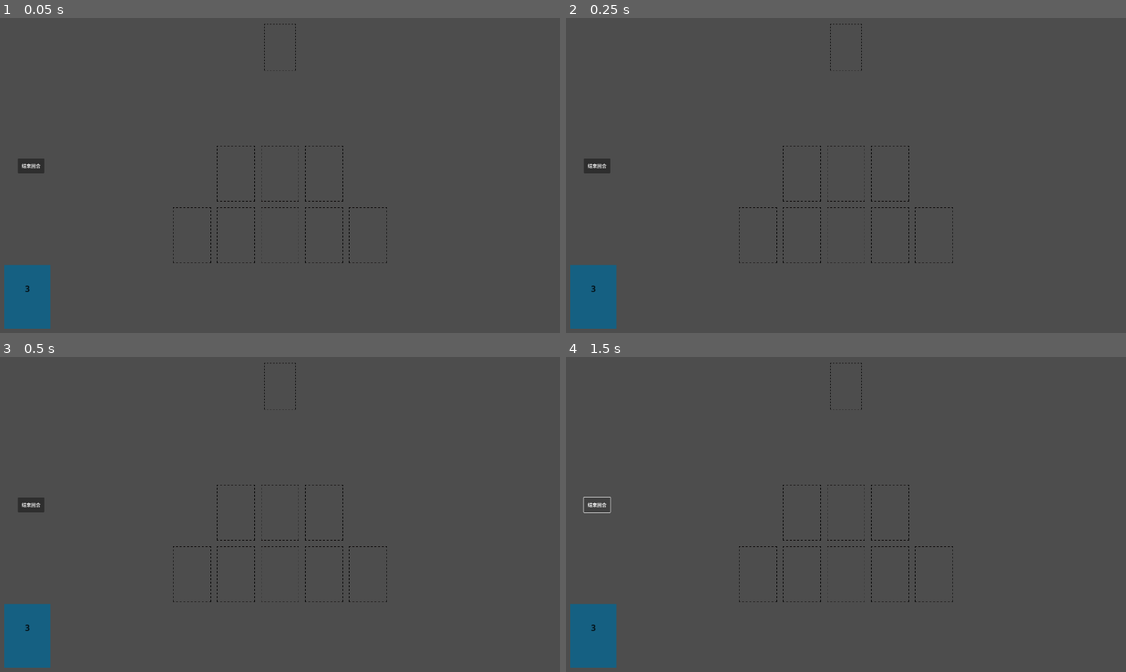
Above: before the commit, frames 1-4 (two rows, left to right).
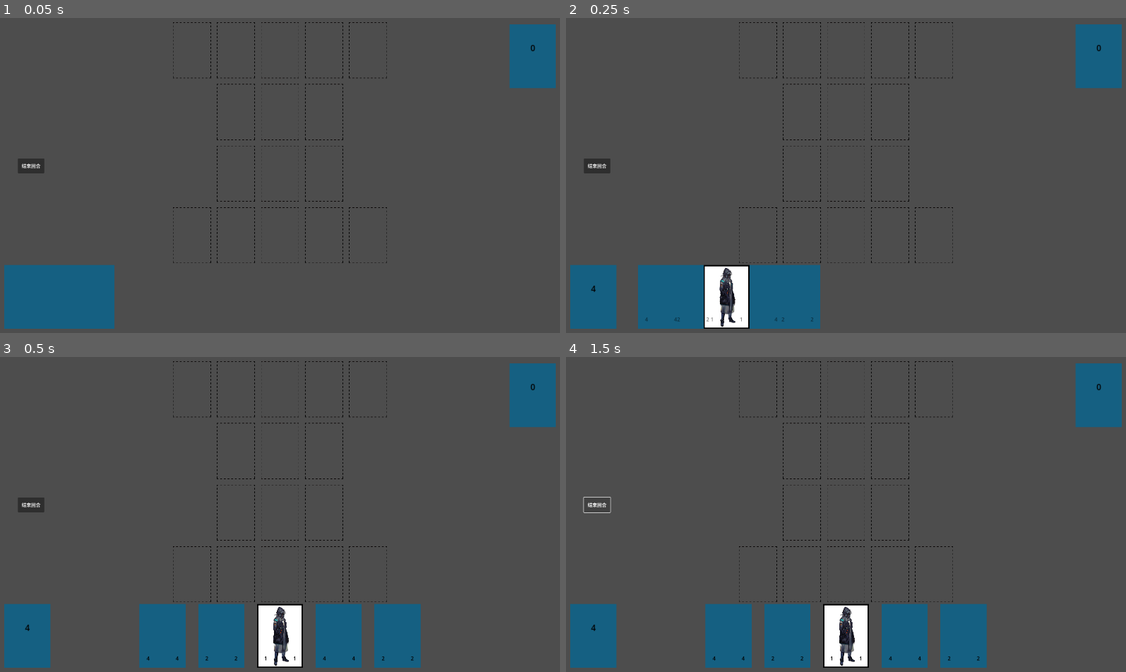
Above: after the commit, the same moments.

Repository: Nobook1121/The-mitosis-and-genetic-mutations-of-this-piece-of-land-that-opened-up-the-world-card-game
Game: Godot game, scene res://Scenes/main.tscn
Same seed, same stepped clock (60 frames per second), same inputs: the game is played once before the commit and once after it.
Inputs:
- Up to frame 1 (0.05 s): no input
- Up to frame 2 (0.25 s): no input
- Up to frame 3 (0.5 s): no input
- Up to frame 4 (1.5 s): click "结束回合" at 0.5 s; click "结束回合" at 1.25 s

The runs differ from the first frame. In frame 1, 4.3% of the frame differs, in the area x 4-100%, y 1-99%; in frame 2, 8.4%; in frame 3, 10%; in frame 4, 10%.

Commit message:
台面更新
更新了台面布局，使得手牌尽可放置于己方的准备区

Diff:
--- a/Scenes/cardsolt.tscn
+++ b/Scenes/cardsolt.tscn
@@ -1,6 +1,6 @@
 [gd_scene load_steps=4 format=3 uid="uid://gepbvfosm5vs"]
 
-[ext_resource type="Script" uid="uid://be3ud7abkpiv" path="res://scripts/cardsolt.gd" id="1_b7ecp"]
+[ext_resource type="Script" uid="uid://be3ud7abkpiv" path="res://scripts/readycardsolt.gd" id="1_b7ecp"]
 [ext_resource type="Texture2D" uid="uid://ctrg3udwykcx1" path="res://assets/CardSlot.png" id="1_rvnjm"]
 
 [sub_resource type="RectangleShape2D" id="RectangleShape2D_h2yge"]
--- a/Scenes/main.tscn
+++ b/Scenes/main.tscn
@@ -1,12 +1,15 @@
-[gd_scene load_steps=9 format=3 uid="uid://dsgk8gq3qb83v"]
+[gd_scene load_steps=12 format=3 uid="uid://dsgk8gq3qb83v"]
 
 [ext_resource type="Script" uid="uid://djotaynfsohoo" path="res://scenes/cards_solts_manager.gd" id="1_6bp64"]
 [ext_resource type="Script" uid="uid://df85tsq44c8ml" path="res://scripts/CardsManager.gd" id="1_8gbba"]
 [ext_resource type="PackedScene" uid="uid://gepbvfosm5vs" path="res://scenes/cardsolt.tscn" id="2_jjvhh"]
+[ext_resource type="Script" uid="uid://d15eoo7ai8njd" path="res://scenes/ready.gd" id="2_tipki"]
 [ext_resource type="Script" uid="uid://cuw2e3oy23lyp" path="res://scripts/playerhand.gd" id="3_kry3j"]
+[ext_resource type="Script" uid="uid://dqc3wkqws7swa" path="res://scenes/attackcardsolt.gd" id="4_85g3d"]
 [ext_resource type="Texture2D" uid="uid://4k548bg8v664" path="res://assets/desk.png" id="4_jjvhh"]
 [ext_resource type="Script" uid="uid://dufice3k5oiyi" path="res://scripts/Deck.gd" id="4_kry3j"]
 [ext_resource type="Script" uid="uid://b7vkc3j1wtxxf" path="res://scripts/InputManager.gd" id="6_21xkr"]
+[ext_resource type="PackedScene" uid="uid://ctgnfpm7opg0n" path="res://scenes/enemycardsolt.tscn" id="10_choun"]
 
 [sub_resource type="RectangleShape2D" id="RectangleShape2D_8gbba"]
 size = Vector2(284, 396)
@@ -17,6 +20,7 @@
 script = ExtResource("1_6bp64")
 
 [node name="Ready" type="Node2D" parent="CardsSoltsManager"]
+script = ExtResource("2_tipki")
 
 [node name="CardSolt1" parent="CardsSoltsManager/Ready" instance=ExtResource("2_jjvhh")]
 position = Vector2(660, 740)
@@ -43,14 +47,17 @@
 [node name="CardSolt1" parent="CardsSoltsManager/Attack" instance=ExtResource("2_jjvhh")]
 position = Vector2(810, 530)
 scale = Vector2(0.6, 0.6)
+script = ExtResource("4_85g3d")
 
 [node name="CardSolt2" parent="CardsSoltsManager/Attack" instance=ExtResource("2_jjvhh")]
 position = Vector2(960, 530)
 scale = Vector2(0.6, 0.6)
+script = ExtResource("4_85g3d")
 
 [node name="CardSolt3" parent="CardsSoltsManager/Attack" instance=ExtResource("2_jjvhh")]
 position = Vector2(1110, 530)
 scale = Vector2(0.6, 0.6)
+script = ExtResource("4_85g3d")
 
 [node name="CardsManager" type="Node2D" parent="."]
 script = ExtResource("1_8gbba")
@@ -97,41 +104,54 @@
 
 [node name="OpponentsDeck" type="Node2D" parent="."]
 
-[node name="CardsSoltsManagerOpponents" type="Node2D" parent="OpponentsDeck"]
-script = ExtResource("1_6bp64")
+[node name="EnemyCardSolt" type="Node2D" parent="OpponentsDeck"]
 
-[node name="Ready" type="Node2D" parent="OpponentsDeck/CardsSoltsManagerOpponents"]
-
-[node name="CardSolt1" parent="OpponentsDeck/CardsSoltsManagerOpponents/Ready" instance=ExtResource("2_jjvhh")]
-position = Vector2(660, 740)
+[node name="CardSolt" parent="OpponentsDeck/EnemyCardSolt" instance=ExtResource("10_choun")]
+position = Vector2(1110, 110)
 scale = Vector2(0.6, 0.6)
 
-[node name="CardSolt2" parent="OpponentsDeck/CardsSoltsManagerOpponents/Ready" instance=ExtResource("2_jjvhh")]
-position = Vector2(810, 740)
+[node name="CardSolt2" parent="OpponentsDeck/EnemyCardSolt" instance=ExtResource("10_choun")]
+position = Vector2(960, 320)
 scale = Vector2(0.6, 0.6)
 
-[node name="CardSolt3" parent="OpponentsDeck/CardsSoltsManagerOpponents/Ready" instance=ExtResource("2_jjvhh")]
-position = Vector2(960, 100)
-scale = Vector2(0.5, 0.5)
-
-[node name="CardSolt4" parent="OpponentsDeck/CardsSoltsManagerOpponents/Ready" instance=ExtResource("2_jjvhh")]
-position = Vector2(1110, 740)
+[node name="CardSolt3" parent="OpponentsDeck/EnemyCardSolt" instance=ExtResource("10_choun")]
+position = Vector2(960, 110)
 scale = Vector2(0.6, 0.6)
 
-[node name="CardSolt5" parent="OpponentsDeck/CardsSoltsManagerOpponents/Ready" instance=ExtResource("2_jjvhh")]
-position = Vector2(1260, 740)
+[node name="CardSolt4" parent="OpponentsDeck/EnemyCardSolt" instance=ExtResource("10_choun")]
+position = Vector2(810, 110)
 scale = Vector2(0.6, 0.6)
 
-[node name="Attack" type="Node2D" parent="OpponentsDeck/CardsSoltsManagerOpponents"]
-
-[node name="CardSolt1" parent="OpponentsDeck/CardsSoltsManagerOpponents/Attack" instance=ExtResource("2_jjvhh")]
-position = Vector2(810, 530)
+[node name="CardSolt5" parent="OpponentsDeck/EnemyCardSolt" instance=ExtResource("10_choun")]
+position = Vector2(660, 110)
 scale = Vector2(0.6, 0.6)
 
-[node name="CardSolt2" parent="OpponentsDeck/CardsSoltsManagerOpponents/Attack" instance=ExtResource("2_jjvhh")]
-position = Vector2(960, 530)
+[node name="CardSolt6" parent="OpponentsDeck/EnemyCardSolt" instance=ExtResource("10_choun")]
+position = Vector2(1260, 110)
 scale = Vector2(0.6, 0.6)
 
-[node name="CardSolt3" parent="OpponentsDeck/CardsSoltsManagerOpponents/Attack" instance=ExtResource("2_jjvhh")]
-position = Vector2(1110, 530)
+[node name="CardSolt7" parent="OpponentsDeck/EnemyCardSolt" instance=ExtResource("10_choun")]
+position = Vector2(810, 320)
 scale = Vector2(0.6, 0.6)
+
+[node name="CardSolt8" parent="OpponentsDeck/EnemyCardSolt" instance=ExtResource("10_choun")]
+position = Vector2(1110, 320)
+scale = Vector2(0.6, 0.6)
+
+[node name="Deck" type="Node2D" parent="OpponentsDeck"]
+position = Vector2(1820, 130)
+scale = Vector2(0.55, 0.55)
+
+[node name="Sprite2D" type="Sprite2D" parent="OpponentsDeck/Deck"]
+z_index = -2
+texture = ExtResource("4_jjvhh")
+
+[node name="CardsNumbers" type="RichTextLabel" parent="OpponentsDeck/Deck"]
+modulate = Color(0, 0, 0, 1)
+z_index = -2
+offset_left = -14.055
+offset_top = -88.57
+offset_right = 25.945
+offset_bottom = -48.57
+scale = Vector2(3.215, 3.215)
+text = "0"
--- /dev/null
+++ b/scenes/attackcardsolt.gd
@@ -0,0 +1,5 @@
+extends Node2D
+
+
+var card_in_slot = false
+var card_slot_type = "attack"
--- /dev/null
+++ b/scenes/enemycardsolt.tscn
@@ -0,0 +1,11 @@
+[gd_scene load_steps=3 format=3 uid="uid://ctgnfpm7opg0n"]
+
+[ext_resource type="Script" uid="uid://be3ud7abkpiv" path="res://scripts/readycardsolt.gd" id="1_cq4hh"]
+[ext_resource type="Texture2D" uid="uid://ctrg3udwykcx1" path="res://assets/CardSlot.png" id="2_5tfbb"]
+
+[node name="CardSolt" type="Node2D"]
+script = ExtResource("1_cq4hh")
+
+[node name="CardSoltImage" type="Sprite2D" parent="."]
+scale = Vector2(1.2, 1.2)
+texture = ExtResource("2_5tfbb")
--- /dev/null
+++ b/scenes/ready.gd
@@ -0,0 +1 @@
+extends Node2D
--- /dev/null
+++ b/scenes/readycardsolt.gd
@@ -0,0 +1 @@
+extends Node2D
--- a/scripts/CardsManager.gd
+++ b/scripts/CardsManager.gd
@@ -14,6 +14,7 @@
 var card_being_dragged                # 跟踪当前正在被拖拽的卡牌节点（null表示无拖拽）
 var is_hovering_on_card = false       # 状态标记：是否有卡牌正被鼠标悬停（用于高亮逻辑互斥）
 var player_hand_reference             # 玩家手牌容器节点的引用（用于卡牌回收、排列等管理）
+var card_slot_reference
 
 # 节点就绪时调用（初始化逻辑）
 func _ready() -> void:
@@ -21,6 +22,7 @@
 	screen_size = get_viewport_rect().size
 	# 获取玩家手牌容器的引用（路径需根据实际场景结构调整，确保能正确找到手牌节点）
 	player_hand_reference = $"../PlayerHand"
+	card_slot_reference = $"../CardsSoltsManager"
 	# 连接输入管理器的鼠标左键释放信号到本节点的处理函数（响应拖拽结束）
 	$"../InputManager".connect("left_mouse_button_released", on_left_click_released)
 
@@ -54,7 +56,7 @@
 	var card_slot_found = raycast_check_for_card_solt()
 
 	# 如果找到卡槽且该卡槽为空（未放置卡牌）
-	if card_slot_found and not card_slot_found.card_in_slot:
+	if card_slot_found and not card_slot_found.card_in_slot and card_slot_found.card_slot_type == "ready":
 		# 从玩家手牌中移除该卡牌（更新手牌数据和布局）
 		player_hand_reference.remove_card_from_hand(card_being_dragged)
 		# 将卡牌移动到卡槽位置（视觉上放置到卡槽）
--- a/scripts/Deck.gd
+++ b/scripts/Deck.gd
@@ -7,8 +7,10 @@
 const CARD_DRAW_SPEED = 0.5                        # 抽卡动画的速度参数（控制卡牌移动到手牌的平滑度）
 
 # 玩家牌堆数据（存储待抽取的卡牌名称/ID，示例初始为3张"Doctor"卡牌）
-var player_deck = ["doctor", "chara2", "chara3"]
+var player_deck = ["doctor", "chara2", "chara3","doctor", "chara2", "chara3","doctor", "chara2", "chara3"]
 var card_database_reference
+var drawn_card_this_turn = false
+var starting_hand_size = 5
 
 # 节点就绪时调用（初始化UI显示）
 func _ready() -> void:
@@ -16,10 +18,16 @@
 	# 初始化显示牌堆剩余卡牌数量（通过RichTextLabel组件展示）
 	$CardsNumbers.text = str(player_deck.size())
 	card_database_reference = preload("res://scripts/CardDatabase.gd")
-
+	for i in range(starting_hand_size):
+		draw_card()
+		drawn_card_this_turn = false
+	drawn_card_this_turn = true
 
 # 抽卡逻辑：从牌堆取出一张卡牌并添加到手牌
-func draw_card():
+func draw_card():# 抽卡逻辑：从牌堆取出一张卡牌并添加到手牌
+	if drawn_card_this_turn:
+		return
+	drawn_card_this_turn = true
 	# 从牌堆顶部（数组第一个元素）抽取一张卡牌
 	var card_drawn_name = player_deck[0]
 	# 从牌堆中移除已抽取的卡牌
--- a/scripts/InputManager.gd
+++ b/scripts/InputManager.gd
@@ -39,7 +39,7 @@
 			pass
 
 
-# 射线检测：在鼠标位置发射射线，判断点击的是卡牌还是牌堆
+## 射线检测：在鼠标位置发射射线，判断点击的是卡牌还是牌堆
 func raycast_at_cursor():
 	# 获取2D物理空间状态（用于执行碰撞检测）
 	var space_state = get_world_2d().direct_space_state
--- a/scripts/cards.gd
+++ b/scripts/cards.gd
@@ -8,6 +8,8 @@
 
 # 存储卡牌在玩家手牌中的位置信息（可能用于布局排列、移动动画等）
 var hand_position
+var card_slot_is_in
+var card_type
 
 # 节点就绪时调用（节点及其子节点加载完成后执行）
 func _ready() -> void:
--- a/scripts/cardsolt.gd
+++ b/scripts/readycardsolt.gd
@@ -7,6 +7,7 @@
 var new_position
 var x_position
 var y_position
+var card_slot_type = "ready"
 
 
 #func _ready() -> void:
Not shown, added: scenes/attackcardsolt.gd.uid
Not shown, added: scenes/ready.gd.uid
Not shown, added: scenes/readycardsolt.gd.uid
Renamed: scripts/cardsolt.gd.uid -> scripts/readycardsolt.gd.uid
